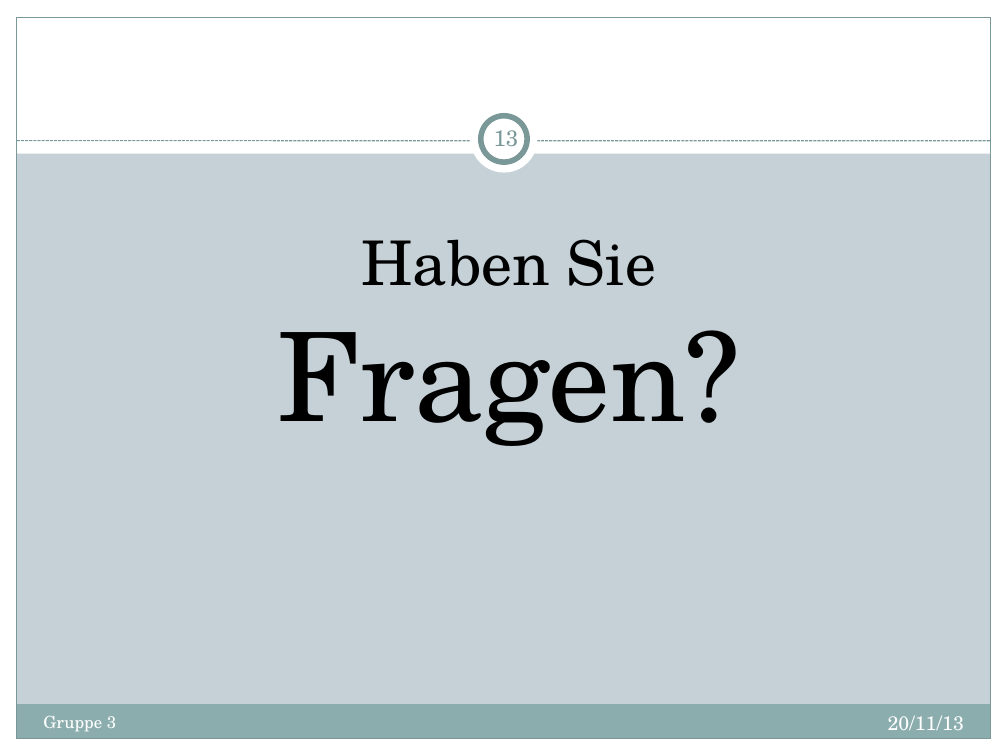
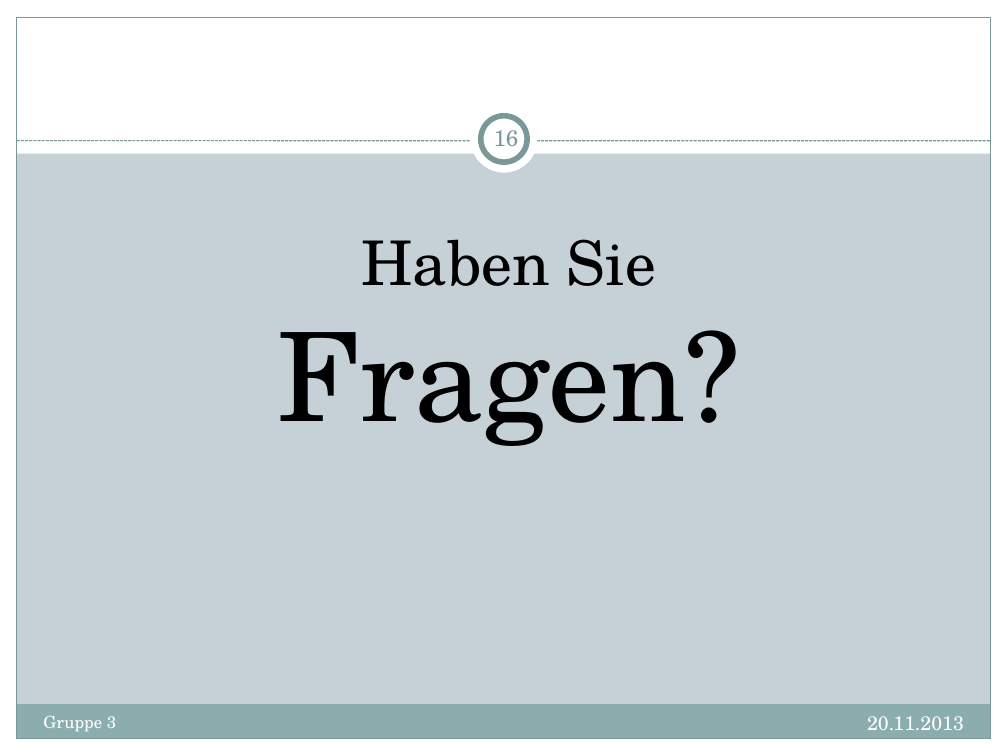
Before and after one commit to d-f/bugfree-octo-ironman, a slide deck: slide 16 of presentations/Termin2.pptx (slide 13 before the commit). Drawn at 1008x756 pixels with LibreOffice and Linux fonts; fonts in the diff are those of the drawing. Boxes give left, top, right and bottom in pixels: in the first picture for what was removed or moved away, otherwise in the second. Text is boxed around its words. In the diff, an @@ line names an element or a change of style, - is before the commit and + after.

```diff
--- a/presentations/Termin2.pptx
+++ b/presentations/Termin2.pptx
@@ page number at (494, 124, 519, 146): text changed @@
-13
+16
@@ text at (867, 716, 964, 730): text changed @@
-20/11/13
+20.11.2013
```
Also in this commit, not shown: 13 other slides changed, 3 slides added, 1 other file.
